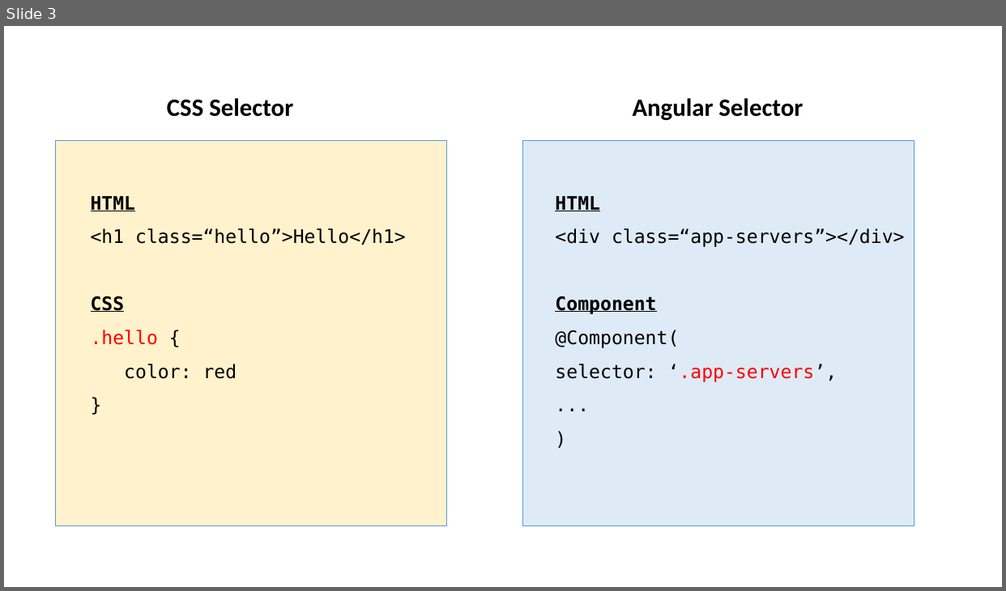
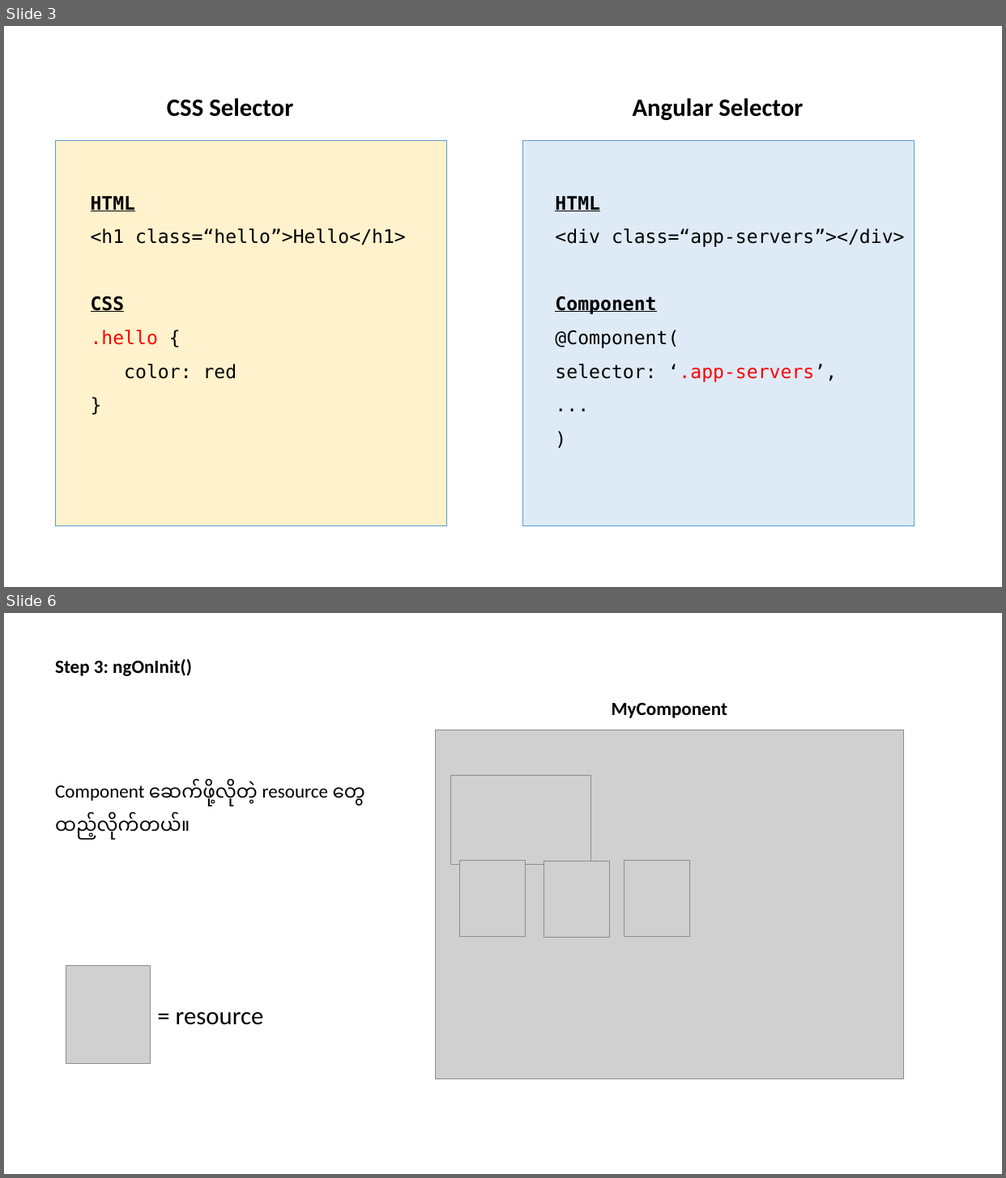
Before and after one commit to yeminko/angular-training, a slide deck: Resources/Notes.pptx. Shown one above the other, each under a label of ours: slide 3 before the commit, slides 3 and 6 after it; the slides between them are not shown. The pictures are 1006x591 and 1006x1178 pixels, drawn with LibreOffice and Linux fonts; fonts in the diff are those of the drawing; grey boxes stand for pictures. Boxes give left, top, right and bottom in pixels: in the first picture for what was removed or moved away, otherwise in the second. Text is boxed around its words. In the diff, an @@ line names an element or a change of style, - is before the commit and + after.

```diff
--- a/Resources/Notes.pptx
+++ b/Resources/Notes.pptx
@@ slide 6 added at box(4, 613, 1002, 1174), background #FFFFFF @@
@@ text added at box(55, 659, 192, 676), 18 pt, text #000000, bold @@
+Step 3: ngOnInit()
@@ text added at box(612, 703, 727, 718), 18 pt, text #000000, bold @@
+MyComponent
@@ picture added at box(435, 730, 904, 1080) @@
@@ text added at box(55, 779, 365, 840), 18 pt, text #000000 @@
+Component ဆောက်ဖို့လိုတဲ့ resource တွေ ထည့်လိုက်တယ်။
@@ picture added at box(451, 776, 591, 865) @@
@@ picture added at box(460, 861, 525, 936) @@
@@ picture added at box(543, 862, 609, 937) @@
@@ picture added at box(624, 861, 689, 936) @@
@@ picture added at box(66, 966, 150, 1063) @@
@@ text added at box(176, 1012, 264, 1025), 24 pt, text #000000 @@
+= resource
```
Also in this commit, not shown: 8 other slides added, 47 other files.
